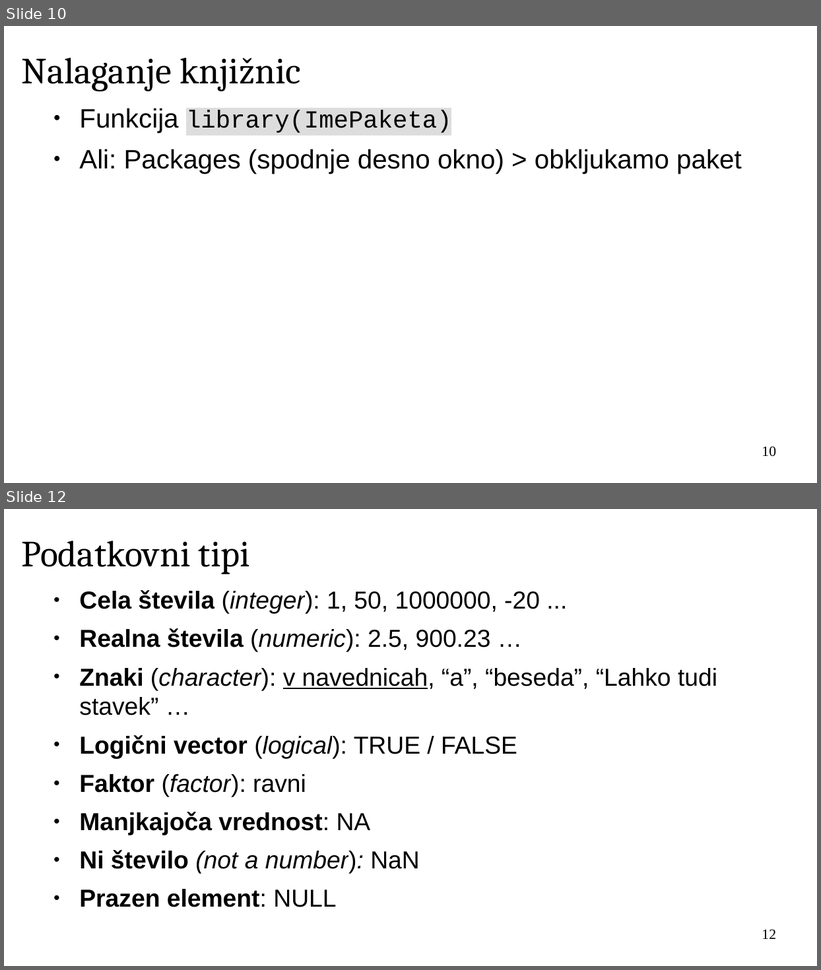
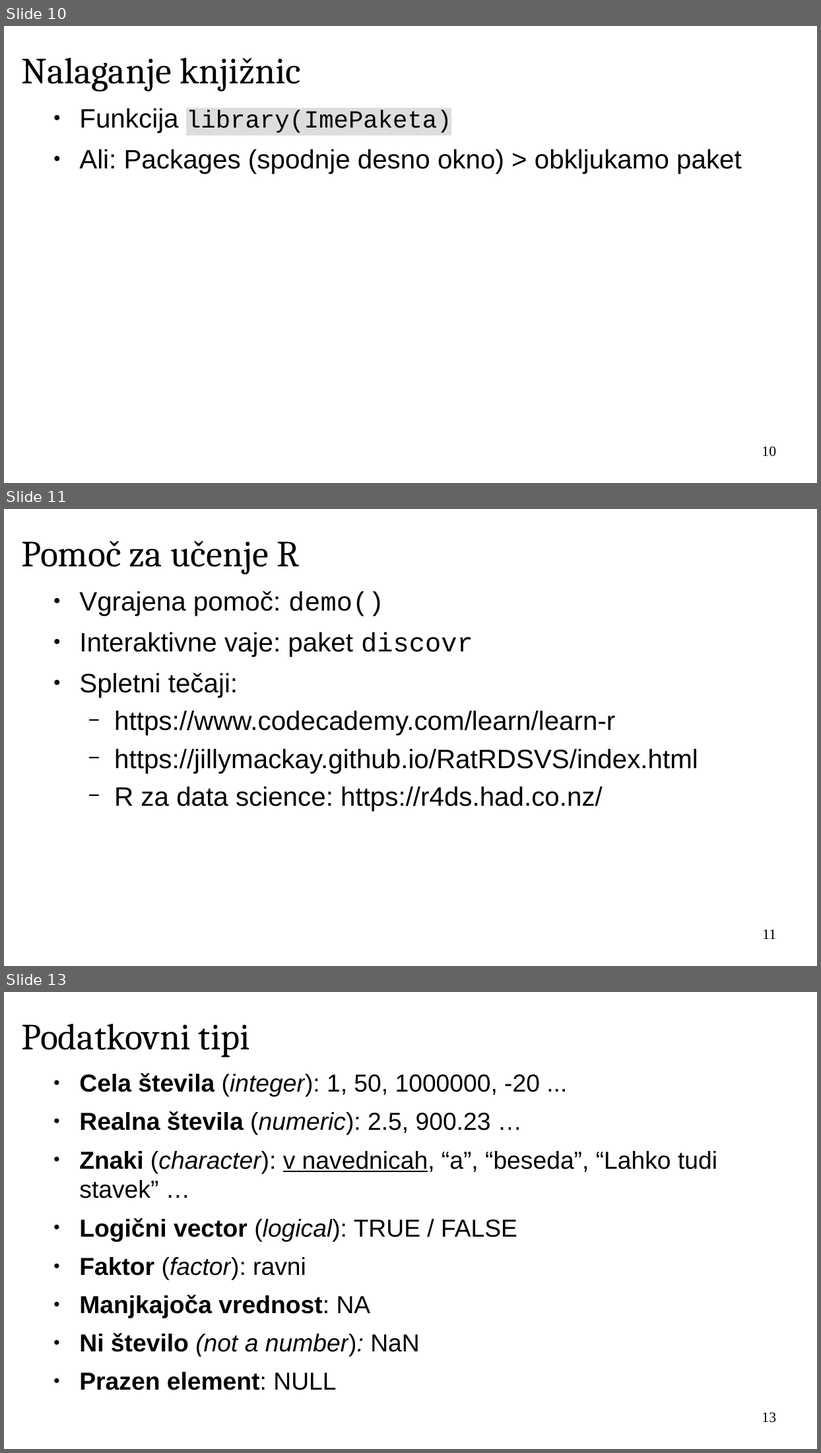
Before and after one commit to janaobsteter/R_tecaj, a slide deck: IT_Rtecaj.odp. Shown one above the other, each under a label of ours: slides 10 and 12 before the commit, slides 10, 11 and 13 after it; the slides between them are not shown. The pictures are 821x970 and 821x1453 pixels, drawn with LibreOffice and Linux fonts; fonts in the diff are those of the drawing; background and template pictures are left out. Boxes give left, top, right and bottom in pixels: in the first picture for what was removed or moved away, otherwise in the second. Text is boxed around its words. In the diff, an @@ line names an element or a change of style, - is before the commit and + after.

```diff
--- a/IT_Rtecaj.odp
+++ b/IT_Rtecaj.odp
@@ slide 11 added at (4, 509, 817, 966), background #FFFFFF @@
@@ title added at (21, 541, 299, 574), 36 pt, text #000000 @@
+Pomoč za učenje R
@@ text added at (79, 591, 698, 811), 26 pt, text #000000 @@
+● Vgrajena pomoč: demo()
+● Interaktivne vaje: paket discovr
+● Spletni tečaji:
+  − https://www.codecademy.com/learn/learn-r
+  − https://jillymackay.github.io/RatRDSVS/index.html
+  − R za data science: https://r4ds.had.co.nz/
@@ page number added at (762, 929, 776, 939), 14 pt, text #000000 @@
+11
@@ what was slide 12 is now slide 13 @@
@@ page number at (762, 1412, 776, 1423): text changed @@
-12
+13
```
Also in this commit, not shown: 3 slides changed, 3 other files.
